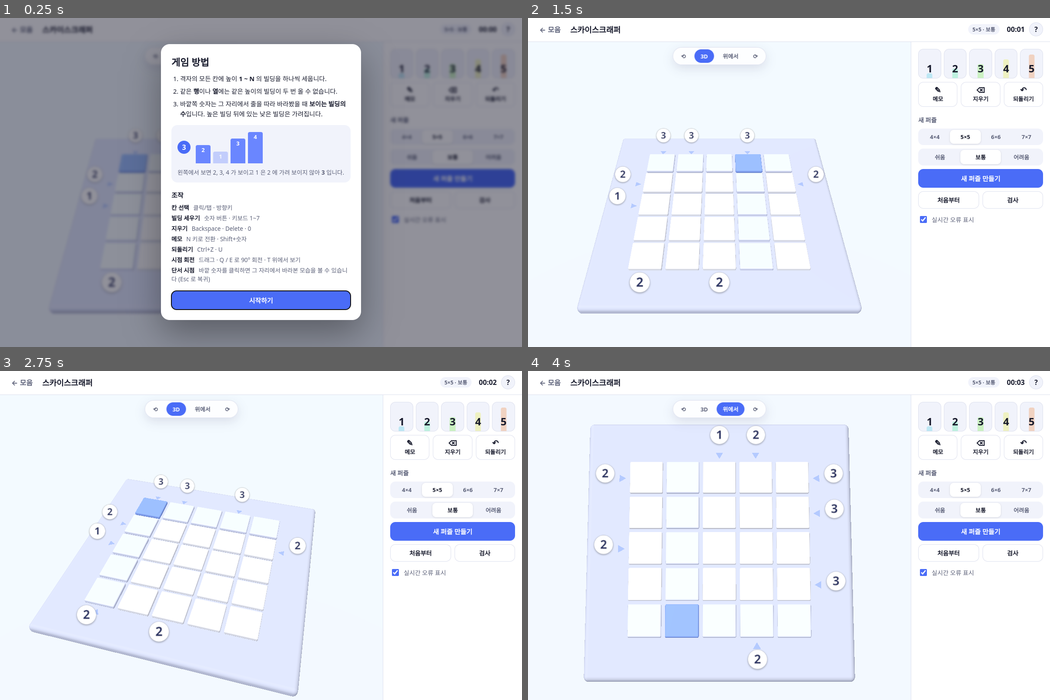
Above: before the commit, frames 1-4 (two rows, left to right).
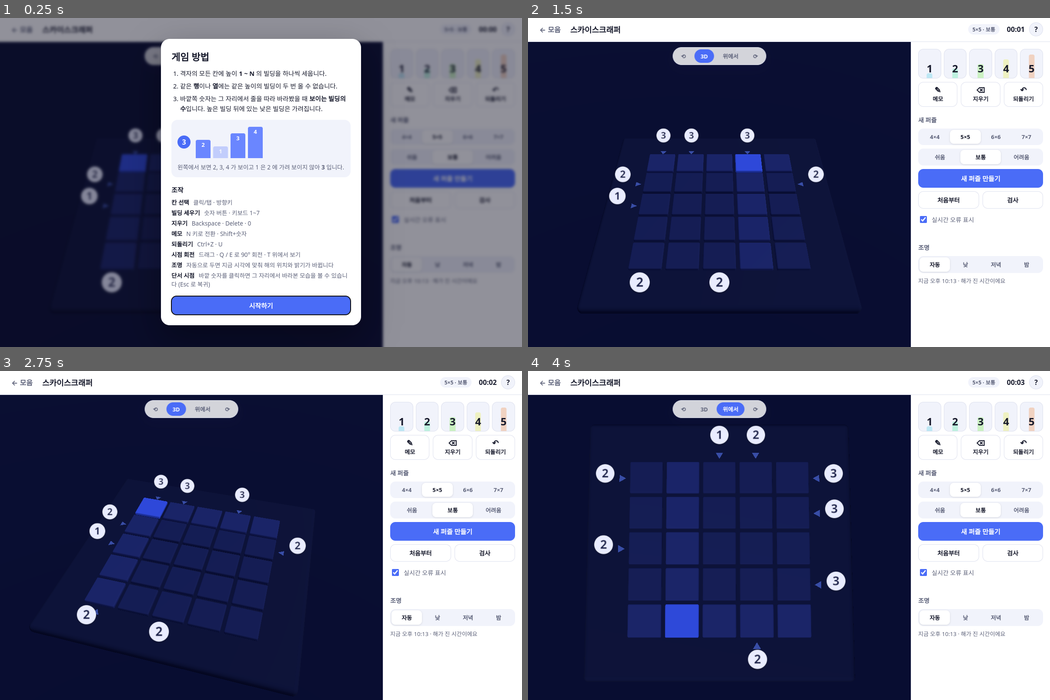
Above: after the commit, the same moments.

Repository: whdtlr4979-commits/Logic_Puzzle
Game: browser game, page games/skyscraper/index.html
Same seed, same stepped clock (60 frames per second), same inputs: the game is played once before the commit and once after it.
Inputs:
- Up to frame 1 (0.25 s): no input
- Up to frame 2 (1.5 s): click "시작하기" at 0.27 s; hold Right from 1.03 s (still down); tap Ctrl at 1.1 s
- Up to frame 3 (2.75 s): release Right at 1.53 s; hold Down 1.58-1.85 s; tap Ctrl at 1.6, 2.1, 2.6 s; hold Left 1.9-2.47 s; tap E at 2.52 s; hold Up from 2.52 s (still down)
- Up to frame 4 (4 s): release Up at 2.82 s; hold Right 2.87-3.53 s; tap Ctrl at 3.1, 3.6 s; tap T at 3.52 s; hold Up 3.58-3.82 s; hold Left from 3.87 s (still down)

The runs differ from the first frame. In frame 1, 42% of the frame differs, in the area x 0-96%, y 6-100%; in frame 2, 67%; in frame 3, 67%, in the area x 0-96%, y 7-100%; in frame 4, 67%.

Commit message:
Skyscrapers: light the city by the current time of day
- New sky.js computes the sun's altitude/azimuth from the local date and
  time (NOAA approximation); location is guessed from the browser time
  zone (major cities table, falling back to the UTC offset)
- Sun light direction, colour and intensity follow the real sun; dusk
  and dawn tint the sky, ground and ambient light; at night a moon
  light takes over and windows glow
- Board/tile colours blend smoothly between the day and night palettes
- Lighting setting in the panel: auto (default, updates every minute) or
  fixed day / evening / night, with smooth transitions
- Tests for the solar position and atmosphere helpers

Co-Authored-By: Claude Opus 5.5 <noreply@anthropic.com>
Claude-Session: https://claude.ai/code/session_01JcaUtU4LDpjgWwNYnsX2us

Diff:
--- a/games/skyscraper/index.html
+++ b/games/skyscraper/index.html
@@ -78,6 +78,17 @@
         </label>
         <p class="best" id="best"></p>
       </section>
+
+      <section class="lighting">
+        <h2>조명</h2>
+        <div class="seg" id="light-seg" role="radiogroup" aria-label="조명">
+          <button type="button" data-light="auto">자동</button>
+          <button type="button" data-light="day">낮</button>
+          <button type="button" data-light="evening">저녁</button>
+          <button type="button" data-light="night">밤</button>
+        </div>
+        <p class="light-info" id="light-info"></p>
+      </section>
     </aside>
   </div>
 
@@ -107,6 +118,7 @@
         <li><b>메모</b> N 키로 전환 · Shift+숫자</li>
         <li><b>되돌리기</b> Ctrl+Z · U</li>
         <li><b>시점 회전</b> 드래그 · Q / E 로 90° 회전 · T 위에서 보기</li>
+        <li><b>조명</b> 자동으로 두면 지금 시각에 맞춰 해의 위치와 밝기가 바뀝니다</li>
         <li><b>단서 시점</b> 바깥 숫자를 클릭하면 그 자리에서 바라본 모습을 볼 수 있습니다 (Esc 로 복귀)</li>
       </ul>
       <button class="primary" value="close">시작하기</button>
--- a/games/skyscraper/main.js
+++ b/games/skyscraper/main.js
@@ -1,6 +1,7 @@
 // 스카이스크래퍼 — 게임 진행 / UI
 import { generatePuzzle, findConflicts, clueStatus, isSolved, DIFFICULTIES, SIDES } from './puzzle.js';
 import { CityScene, heightColorCss } from './scene.js';
+import { sunPosition, PRESETS } from './sky.js';
 
 const SAVE_KEY = 'logicpuzzle.skyscraper.save.v1';
 const BEST_KEY = 'logicpuzzle.skyscraper.best.v1';
@@ -27,7 +28,8 @@
   },
 };
 
-const prefs = Object.assign({ size: 5, difficulty: 'normal', autoCheck: true, helpSeen: false }, storage.get(PREF_KEY, {}));
+const prefs = Object.assign({ size: 5, difficulty: 'normal', autoCheck: true, helpSeen: false, light: 'auto' }, storage.get(PREF_KEY, {}));
+if (!['auto', 'day', 'evening', 'night'].includes(prefs.light)) prefs.light = 'auto';
 
 const state = {
   puzzle: null,
@@ -404,6 +406,33 @@
 }
 
 // ---------------------------------------------------------------------------
+// 조명 (현재 시각에 맞춘 해의 위치)
+
+function updateSky(duration = 0) {
+  const auto = prefs.light === 'auto';
+  const state = auto ? sunPosition(new Date()) : PRESETS[prefs.light];
+  city.setSun(state, duration);
+  const info = $('light-info');
+  if (!auto) {
+    info.textContent = '';
+    return;
+  }
+  const time = new Date().toLocaleTimeString('ko-KR', { hour: 'numeric', minute: '2-digit' });
+  const alt = Math.round((state.altitude * 180) / Math.PI);
+  info.textContent = alt > 0
+    ? `지금 ${time} · 해 높이 ${alt}°`
+    : `지금 ${time} · 해가 진 시간이에요`;
+}
+
+// 자동 모드에서는 1분마다 해를 조금씩 옮긴다
+setInterval(() => {
+  if (prefs.light === 'auto' && !document.hidden) updateSky(2000);
+}, 60 * 1000);
+document.addEventListener('visibilitychange', () => {
+  if (!document.hidden && prefs.light === 'auto') updateSky(1500);
+});
+
+// ---------------------------------------------------------------------------
 // 이벤트 연결
 
 function bindSeg(id, attr, current, onPick) {
@@ -433,6 +462,11 @@
 bindSeg('diff-seg', 'diff', prefs.difficulty, (v) => {
   prefs.difficulty = v;
   storage.set(PREF_KEY, prefs);
+});
+bindSeg('light-seg', 'light', prefs.light, (v) => {
+  prefs.light = v;
+  storage.set(PREF_KEY, prefs);
+  updateSky(1500);
 });
 
 $('new-btn').addEventListener('click', () => {
@@ -523,5 +557,6 @@
 // ---------------------------------------------------------------------------
 // 시작
 
+updateSky();
 if (!loadSaved()) newGame();
 if (!prefs.helpSeen) $('help-modal').showModal();
--- a/games/skyscraper/scene.js
+++ b/games/skyscraper/scene.js
@@ -3,6 +3,7 @@
 import { OrbitControls } from 'three/addons/controls/OrbitControls.js';
 import { RoundedBoxGeometry } from 'three/addons/geometries/RoundedBoxGeometry.js';
 import { lineCells, SIDES } from './puzzle.js';
+import { atmosphere, sunDirection, lerpSun, mixHex, PRESETS } from './sky.js';
 
 const SP = 1; // 칸 간격
 const TILE = 0.9; // 바닥 타일 크기
@@ -48,11 +49,47 @@
     hemiGround: '#20203a',
     hemi: 1.5,
     sun: 1.6,
-    windowGlow: 0.55,
+    windowGlow: 0.75,
     clue: { open: ['#e9ecff', '#1c2350'], ok: ['#2fbf71', '#ffffff'], error: ['#ef4b5a', '#ffffff'] },
     noteInk: '#c9d0ff',
   },
 };
+
+/** 낮(0) ~ 밤(1) 사이의 테마 색을 섞는다 */
+function blendTheme(t) {
+  const a = THEMES.light;
+  const b = THEMES.dark;
+  const out = {};
+  for (const key of Object.keys(a)) {
+    const x = a[key];
+    const y = b[key];
+    if (typeof x === 'number') out[key] = x + (y - x) * t;
+    else if (typeof x === 'string') out[key] = mixHex(x, y, t);
+  }
+  const night = t > 0.5;
+  out.clue = night ? b.clue : a.clue;
+  out.noteInk = night ? b.noteInk : a.noteInk;
+  out.key = night ? 'd' : 'l';
+  return out;
+}
+
+function glowTexture(inner, outer) {
+  const S = 128;
+  const cv = document.createElement('canvas');
+  cv.width = S;
+  cv.height = S;
+  const g = cv.getContext('2d');
+  const grad = g.createRadialGradient(S / 2, S / 2, 0, S / 2, S / 2, S / 2);
+  grad.addColorStop(0, inner);
+  grad.addColorStop(0.25, inner);
+  grad.addColorStop(0.32, outer);
+  grad.addColorStop(1, 'rgba(255,255,255,0)');
+  g.fillStyle = grad;
+  g.fillRect(0, 0, S, S);
+  const tex = new THREE.CanvasTexture(cv);
+  tex.colorSpace = THREE.SRGBColorSpace;
+  return tex;
+}
 
 /** 높이 → 빌딩 색 (낮을수록 청록, 높을수록 주황) */
 export function heightColor(h, n) {
@@ -77,8 +114,10 @@
     this.onCellClick = onCellClick || (() => {});
     this.onClueClick = onClueClick || (() => {});
     this.onViewChange = onViewChange || (() => {});
-    this.dark = window.matchMedia?.('(prefers-color-scheme: dark)').matches ?? false;
-    this.theme = this.dark ? THEMES.dark : THEMES.light;
+    this.sunState = PRESETS.day;
+    this.atm = atmosphere(this.sunState.altitude);
+    this.theme = blendTheme(1 - this.atm.day);
+    this.skyTween = null;
 
     this.renderer = new THREE.WebGLRenderer({ antialias: true, alpha: true });
     this.renderer.setPixelRatio(Math.min(window.devicePixelRatio, 2));
@@ -108,6 +147,28 @@
     this.sun.shadow.normalBias = 0.02;
     this.scene.add(this.sun);
     this.scene.add(this.sun.target);
+
+    // 밤에는 반대편 하늘의 달빛
+    this.moon = new THREE.DirectionalLight('#a9bbff');
+    this.moon.shadow.mapSize.set(1024, 1024);
+    this.moon.shadow.bias = -0.0005;
+    this.moon.shadow.normalBias = 0.02;
+    this.scene.add(this.moon);
+    this.scene.add(this.moon.target);
+
+    // 하늘에 보이는 해/달 (카메라를 낮게 내리면 보인다)
+    const disc = (tex, size) => {
+      const sp = new THREE.Sprite(new THREE.SpriteMaterial({
+        map: tex, transparent: true, depthWrite: false, fog: false,
+      }));
+      sp.scale.set(size, size, 1);
+      sp.renderOrder = -1;
+      sp.raycast = () => {};
+      this.scene.add(sp);
+      return sp;
+    };
+    this.sunDisc = disc(glowTexture('#fffbe8', 'rgba(255,214,120,0.45)'), 26);
+    this.moonDisc = disc(glowTexture('#f2f4ff', 'rgba(170,190,255,0.25)'), 14);
 
     this.ground = new THREE.Mesh(
       new THREE.CircleGeometry(300, 96),
@@ -146,30 +207,81 @@
 
   applyTheme() {
     const th = this.theme;
-    this.hemi.color.set(th.hemiSky);
+    const atm = this.atm;
+    // 노을 무렵에는 주변광과 바닥에 하늘빛이 물든다
+    this.hemi.color.set(mixHex(th.hemiSky, '#ffb48a', atm.golden * 0.6));
     this.hemi.groundColor.set(th.hemiGround);
     this.hemi.intensity = th.hemi;
-    this.sun.intensity = th.sun;
-    this.ground.material.color.set(th.ground);
-    if (this.baseMesh) {
-      this.baseMesh.material.color.set(th.base);
-    }
+    this.ground.material.color.set(mixHex(th.ground, atm.skyBottom, 0.25 + atm.golden * 0.3));
+    if (this.baseMesh) this.baseMesh.material.color.set(mixHex(th.base, atm.skyBottom, atm.golden * 0.25));
+
+    // 해: 실제 고도로 밝기/색을 정하고, 그림자가 너무 길어지지 않게 방향은 고도 10° 이상으로 둔다
+    const sunDir = sunDirection({ altitude: Math.max(this.sunState.altitude, THREE.MathUtils.degToRad(10)), azimuth: this.sunState.azimuth });
+    this.sun.position.set(sunDir.x * 20, sunDir.y * 20, sunDir.z * 20);
+    this.sun.color.set(atm.sunColor);
+    this.sun.intensity = THEMES.light.sun * atm.sunIntensity;
+    this.setCastShadow(this.sun, atm.sunIntensity > 0.02);
+
+    // 달: 해의 반대쪽 높은 하늘
+    const moonDir = sunDirection({ altitude: THREE.MathUtils.degToRad(48), azimuth: this.sunState.azimuth + Math.PI * 0.85 });
+    this.moon.position.set(moonDir.x * 20, moonDir.y * 20, moonDir.z * 20);
+    this.moon.intensity = 0.9 * atm.moonIntensity;
+    this.setCastShadow(this.moon, atm.moonIntensity > 0.5);
+
+    // 하늘에 그려지는 해/달
+    const realSun = sunDirection(this.sunState);
+    this.sunDisc.position.set(realSun.x * 150, realSun.y * 150, realSun.z * 150);
+    this.sunDisc.material.color.set(mixHex('#ffffff', '#ffb070', atm.golden));
+    this.sunDisc.visible = this.sunState.altitude > -0.06;
+    this.moonDisc.position.set(moonDir.x * 150, moonDir.y * 150, moonDir.z * 150);
+    this.moonDisc.material.opacity = atm.moonIntensity;
+    this.moonDisc.visible = atm.moonIntensity > 0.01;
+
+    // 배경 하늘 (캔버스는 투명, 뒤의 무대 배경을 바꾼다)
+    this.container.style.background = `linear-gradient(180deg, ${atm.skyTop}, ${atm.skyBottom})`;
+
     if (this.cells) {
+      const inkChanged = this.noteInk !== th.noteInk;
       for (const row of this.cells) {
         for (const cell of row) {
           if (cell.building) this.styleBuilding(cell);
-          if (cell.notes) this.drawNotes(cell, cell.noteMask);
+          if (cell.notes && inkChanged) this.drawNotes(cell, cell.noteMask);
         }
       }
       this.refreshTiles();
       this.refreshClues();
     }
-  }
-
-  setDark(dark) {
-    if (dark === this.dark) return;
-    this.dark = dark;
-    this.theme = dark ? THEMES.dark : THEMES.light;
+    this.noteInk = th.noteInk;
+  }
+
+  setCastShadow(light, on) {
+    if (light.castShadow === on) return;
+    light.castShadow = on;
+    // 그림자 광원 수가 바뀌면 재질 셰이더를 다시 만들어야 한다
+    this.scene.traverse((o) => {
+      const mats = Array.isArray(o.material) ? o.material : o.material ? [o.material] : [];
+      for (const m of mats) m.needsUpdate = true;
+    });
+  }
+
+  /**
+   * 해의 위치를 바꾼다 (라디안: altitude 고도, azimuth 북쪽 기준 방위각).
+   * @param {{altitude:number, azimuth:number}} state
+   * @param {number} duration 0 이면 즉시
+   */
+  setSun(state, duration = 0) {
+    if (!duration) {
+      this.skyTween = null;
+      this.applySun(state);
+      return;
+    }
+    this.skyTween = { t0: performance.now(), dur: duration, from: { ...this.sunState }, to: state };
+  }
+
+  applySun(state) {
+    this.sunState = state;
+    this.atm = atmosphere(state.altitude);
+    this.theme = blendTheme(1 - this.atm.day);
     this.applyTheme();
   }
 
@@ -262,11 +374,13 @@
     this.refreshClues();
 
     // 그림자 범위를 보드 크기에 맞춘다
-    const sh = this.sun.shadow.camera;
     const ext = size * 0.85;
-    sh.left = -ext; sh.right = ext; sh.top = ext; sh.bottom = -ext;
-    sh.near = 1; sh.far = 60;
-    sh.updateProjectionMatrix();
+    for (const light of [this.sun, this.moon]) {
+      const sh = light.shadow.camera;
+      sh.left = -ext; sh.right = ext; sh.top = ext; sh.bottom = -ext;
+      sh.near = 1; sh.far = 60;
+      sh.updateProjectionMatrix();
+    }
 
     // 주어진 칸
     for (let r = 0; r < n; r++) {
@@ -410,7 +524,7 @@
   }
 
   clueTexture(value, status) {
-    const key = `clue-${value}-${status}-${this.dark ? 'd' : 'l'}`;
+    const key = `clue-${value}-${status}-${this.theme.key}`;
     if (this.texCache.has(key)) return this.texCache.get(key);
     const S = 128;
     const cv = document.createElement('canvas');
@@ -606,8 +720,11 @@
       this.clueSprites[side].forEach((entry, i) => {
         if (!entry) return;
         const st = this.clueState[side][i];
-        entry.sprite.material.map = this.clueTexture(entry.value, st === 'none' ? 'open' : st);
-        entry.sprite.material.needsUpdate = true;
+        const tex = this.clueTexture(entry.value, st === 'none' ? 'open' : st);
+        if (entry.sprite.material.map !== tex) {
+          entry.sprite.material.map = tex;
+          entry.sprite.material.needsUpdate = true;
+        }
         const active = (this.hoverClue && this.hoverClue.side === side && this.hoverClue.index === i)
           || (this.focusClue && this.focusClue.side === side && this.focusClue.index === i);
         const s = active ? 0.74 : 0.62;
@@ -945,7 +1062,6 @@
     });
     this.resizeObserver = new ResizeObserver(() => this.resize());
     this.resizeObserver.observe(this.container);
-    window.matchMedia?.('(prefers-color-scheme: dark)').addEventListener?.('change', (e) => this.setDark(e.matches));
   }
 
   pick(e) {
@@ -1000,6 +1116,12 @@
       }
       this.tweens = keep;
     }
+    if (this.skyTween) {
+      const st = this.skyTween;
+      const t = Math.min(1, (now - st.t0) / st.dur);
+      this.applySun(lerpSun(st.from, st.to, easeInOut(t)));
+      if (t >= 1) this.skyTween = null;
+    }
     if (this.cameraTween) this.stepCameraTween(now);
     else this.stepFovNormalize();
     this.updateClipping();
--- /dev/null
+++ b/games/skyscraper/sky.js
@@ -0,0 +1,169 @@
+// 시간에 따른 해의 위치와 하늘/조명 색 계산 (three.js 와 무관한 순수 함수)
+
+const RAD = Math.PI / 180;
+
+/** 위도 기본값: 서울. 브라우저는 위치를 묻지 않는 한 위도를 알 수 없다. */
+export const DEFAULT_LATITUDE = 37.5;
+
+/** 시간대(UTC 오프셋)로 경도를 어림한다. 예: UTC+9 → 135° */
+export function longitudeFromTimezone(date = new Date()) {
+  return (-date.getTimezoneOffset() / 60) * 15;
+}
+
+/** 브라우저 시간대 이름 → 대표 도시 좌표 [위도, 경도] */
+const ZONES = {
+  'Asia/Seoul': [37.57, 126.98],
+  'Asia/Pyongyang': [39.02, 125.75],
+  'Asia/Tokyo': [35.68, 139.69],
+  'Asia/Shanghai': [31.23, 121.47],
+  'Asia/Hong_Kong': [22.32, 114.17],
+  'Asia/Taipei': [25.03, 121.57],
+  'Asia/Singapore': [1.35, 103.82],
+  'Asia/Bangkok': [13.76, 100.5],
+  'Asia/Ho_Chi_Minh': [10.82, 106.63],
+  'Asia/Manila': [14.6, 120.98],
+  'Asia/Jakarta': [-6.2, 106.85],
+  'Asia/Kolkata': [28.61, 77.21],
+  'Asia/Dubai': [25.2, 55.27],
+  'Australia/Sydney': [-33.87, 151.21],
+  'Australia/Melbourne': [-37.81, 144.96],
+  'Pacific/Auckland': [-36.85, 174.76],
+  'Europe/London': [51.51, -0.13],
+  'Europe/Paris': [48.86, 2.35],
+  'Europe/Berlin': [52.52, 13.4],
+  'Europe/Madrid': [40.42, -3.7],
+  'Europe/Rome': [41.9, 12.5],
+  'Europe/Moscow': [55.76, 37.62],
+  'America/New_York': [40.71, -74.01],
+  'America/Chicago': [41.88, -87.63],
+  'America/Denver': [39.74, -104.99],
+  'America/Los_Angeles': [34.05, -118.24],
+  'America/Vancouver': [49.28, -123.12],
+  'America/Toronto': [43.65, -79.38],
+  'America/Sao_Paulo': [-23.55, -46.63],
+  'America/Mexico_City': [19.43, -99.13],
+  'Pacific/Honolulu': [21.31, -157.86],
+};
+
+/**
+ * 위치를 묻지 않고 어림한 현재 위치. 시간대 이름이 표에 있으면 그 도시 좌표,
+ * 없으면 UTC 오프셋으로 경도를, 위도는 서울 값을 쓴다.
+ */
+export function guessLocation(date = new Date()) {
+  let zone = '';
+  try {
+    zone = Intl.DateTimeFormat().resolvedOptions().timeZone || '';
+  } catch {
+    /* 무시 */
+  }
+  if (ZONES[zone]) return { lat: ZONES[zone][0], lon: ZONES[zone][1], zone };
+  return { lat: DEFAULT_LATITUDE, lon: longitudeFromTimezone(date), zone };
+}
+
+/**
+ * 해의 고도/방위각 (NOAA 근사식)
+ * @param {Date} date
+ * @param {number} latDeg 위도 (북위 +)
+ * @param {number} lonDeg 경도 (동경 +)
+ * @returns {{altitude:number, azimuth:number}} 라디안. 방위각은 북쪽 0, 동쪽 π/2 (시계 방향)
+ */
+export function sunPosition(date, latDeg, lonDeg) {
+  if (latDeg == null || lonDeg == null) {
+    const loc = guessLocation(date);
+    latDeg ??= loc.lat;
+    lonDeg ??= loc.lon;
+  }
+  const startOfYear = Date.UTC(date.getUTCFullYear(), 0, 1);
+  const dayOfYear = Math.floor((date.getTime() - startOfYear) / 86400000) + 1;
+  const hours = date.getUTCHours() + date.getUTCMinutes() / 60 + date.getUTCSeconds() / 3600;
+  const g = ((2 * Math.PI) / 365) * (dayOfYear - 1 + (hours - 12) / 24);
+
+  // 균시차(분)와 적위(라디안)
+  const eqTime = 229.18 * (0.000075 + 0.001868 * Math.cos(g) - 0.032077 * Math.sin(g)
+    - 0.014615 * Math.cos(2 * g) - 0.040849 * Math.sin(2 * g));
+  const decl = 0.006918 - 0.399912 * Math.cos(g) + 0.070257 * Math.sin(g)
+    - 0.006758 * Math.cos(2 * g) + 0.000907 * Math.sin(2 * g)
+    - 0.002697 * Math.cos(3 * g) + 0.00148 * Math.sin(3 * g);
+
+  const trueSolarMinutes = hours * 60 + eqTime + 4 * lonDeg;
+  const hourAngle = (trueSolarMinutes / 4 - 180) * RAD;
+  const lat = latDeg * RAD;
+
+  const cosZenith = Math.sin(lat) * Math.sin(decl) + Math.cos(lat) * Math.cos(decl) * Math.cos(hourAngle);
+  const altitude = Math.PI / 2 - Math.acos(Math.min(1, Math.max(-1, cosZenith)));
+  // 남쪽 기준 각도 → 북쪽 기준으로 바꾼다
+  const azimuth = Math.atan2(
+    Math.sin(hourAngle),
+    Math.cos(hourAngle) * Math.sin(lat) - Math.tan(decl) * Math.cos(lat),
+  ) + Math.PI;
+  return { altitude, azimuth: ((azimuth % (2 * Math.PI)) + 2 * Math.PI) % (2 * Math.PI) };
+}
+
+/** 수동 조명 모드에서 쓰는 고정된 해의 위치 */
+export const PRESETS = {
+  day: { altitude: 58 * RAD, azimuth: 200 * RAD },
+  evening: { altitude: 4 * RAD, azimuth: 290 * RAD },
+  night: { altitude: -35 * RAD, azimuth: 20 * RAD },
+};
+
+export function smoothstep(a, b, x) {
+  const t = Math.min(1, Math.max(0, (x - a) / (b - a)));
+  return t * t * (3 - 2 * t);
+}
+
+function mixHex(a, b, t) {
+  const pa = parseInt(a.slice(1), 16);
+  const pb = parseInt(b.slice(1), 16);
+  const ch = (shift) => {
+    const x = (pa >> shift) & 255;
+    const y = (pb >> shift) & 255;
+    return Math.round(x + (y - x) * t);
+  };
+  return `#${((ch(16) << 16) | (ch(8) << 8) | ch(0)).toString(16).padStart(6, '0')}`;
+}
+export { mixHex };
+
+const SKY = {
+  dayTop: '#5f9dff',
+  dayBottom: '#dcebff',
+  nightTop: '#070b1f',
+  nightBottom: '#1b2452',
+  duskTop: '#3a3f86',
+  duskBottom: '#ff9d6b',
+};
+
+/**
+ * 해의 고도로부터 장면 분위기를 계산한다.
+ * @returns {{
+ *   day:number,       // 0 = 밤, 1 = 낮
+ *   golden:number,    // 해가 지평선 근처일 때의 노을 정도 0..1
+ *   sunIntensity:number, moonIntensity:number,
+ *   sunColor:string, skyTop:string, skyBottom:string,
+ * }}
+ */
+export function atmosphere(altitude) {
+  const deg = altitude / RAD;
+  const day = smoothstep(-6, 10, deg); // 시민 박명(-6°)부터 밝아진다
+  const golden = deg > -8 ? Math.max(0, 1 - Math.abs(deg - 2) / 12) : 0;
+  const sunIntensity = smoothstep(-2, 9, deg);
+  const moonIntensity = 1 - smoothstep(-8, 2, deg);
+  const sunColor = mixHex('#fff7ea', '#ff9a52', golden * 0.85);
+  let skyTop = mixHex(SKY.nightTop, SKY.dayTop, day);
+  let skyBottom = mixHex(SKY.nightBottom, SKY.dayBottom, day);
+  skyTop = mixHex(skyTop, SKY.duskTop, golden * 0.55);
+  skyBottom = mixHex(skyBottom, SKY.duskBottom, golden * 0.75);
+  return { day, golden, sunIntensity, moonIntensity, sunColor, skyTop, skyBottom };
+}
+
+/** 장면 좌표계에서 해 방향 단위 벡터. 보드의 위쪽(-z)을 북쪽, +x 를 동쪽으로 본다. */
+export function sunDirection({ altitude, azimuth }) {
+  const c = Math.cos(altitude);
+  return { x: Math.sin(azimuth) * c, y: Math.sin(altitude), z: -Math.cos(azimuth) * c };
+}
+
+/** 고도/방위각 사이를 보간 (방위각은 짧은 쪽으로) */
+export function lerpSun(a, b, t) {
+  let d = b.azimuth - a.azimuth;
+  d = Math.atan2(Math.sin(d), Math.cos(d));
+  return { altitude: a.altitude + (b.altitude - a.altitude) * t, azimuth: a.azimuth + d * t };
+}
--- a/games/skyscraper/style.css
+++ b/games/skyscraper/style.css
@@ -357,3 +357,6 @@
 .row-btns .primary { width: auto; flex: 1; }
 #win-modal form { width: min(360px, calc(100vw - 32px)); }
 #win-modal .row-btns { margin-top: 0; }
+
+.lighting h2 { font-size: 14px; margin: 0 0 10px; color: var(--muted); }
+.light-info { font-size: 13px; color: var(--muted); margin: 2px 0 0; min-height: 1em; }
--- /dev/null
+++ b/tests/sky.test.mjs
@@ -0,0 +1,56 @@
+import test from 'node:test';
+import assert from 'node:assert/strict';
+import { sunPosition, atmosphere, sunDirection, lerpSun, mixHex } from '../games/skyscraper/sky.js';
+
+const deg = (r) => (r * 180) / Math.PI;
+// 서울(37.57N, 126.98E), 시각은 KST(UTC+9) 를 UTC 로 환산
+const seoul = (iso) => sunPosition(new Date(iso), 37.57, 126.98);
+
+test('Seoul summer solstice noon is high in the south', () => {
+  const p = seoul('2026-06-21T03:30:00Z'); // 12:30 KST ≈ 남중
+  assert.ok(Math.abs(deg(p.altitude) - 75.9) < 1.5, `alt ${deg(p.altitude)}`);
+  assert.ok(Math.abs(deg(p.azimuth) - 180) < 15, `az ${deg(p.azimuth)}`);
+});
+
+test('Seoul winter solstice noon is low', () => {
+  const p = seoul('2026-12-21T03:30:00Z');
+  assert.ok(Math.abs(deg(p.altitude) - 29) < 1.5, `alt ${deg(p.altitude)}`);
+});
+
+test('morning sun is in the east, evening in the west, midnight below horizon', () => {
+  const am = seoul('2026-03-20T22:00:00Z'); // 07:00 KST
+  const pm = seoul('2026-03-21T09:00:00Z'); // 18:00 KST
+  const night = seoul('2026-03-21T15:00:00Z'); // 24:00 KST
+  assert.ok(deg(am.azimuth) > 60 && deg(am.azimuth) < 120);
+  assert.ok(deg(pm.azimuth) > 240 && deg(pm.azimuth) < 300);
+  assert.ok(night.altitude < 0);
+});
+
+test('atmosphere: night is dark, day is bright', () => {
+  const n = atmosphere(-30 * Math.PI / 180);
+  const d = atmosphere(50 * Math.PI / 180);
+  assert.equal(n.day, 0);
+  assert.equal(d.day, 1);
+  assert.equal(n.sunIntensity, 0);
+  assert.equal(d.moonIntensity, 0);
+  assert.ok(atmosphere(2 * Math.PI / 180).golden > 0.9);
+});
+
+test('sunDirection maps north to -z and east to +x', () => {
+  const e = sunDirection({ altitude: 0, azimuth: Math.PI / 2 });
+  const s = sunDirection({ altitude: 0, azimuth: Math.PI });
+  assert.ok(Math.abs(e.x - 1) < 1e-9 && Math.abs(s.z - 1) < 1e-9);
+});
+
+test('lerpSun takes the short way around and mixHex blends', () => {
+  const m = lerpSun({ altitude: 0, azimuth: 350 * Math.PI / 180 }, { altitude: 0, azimuth: 10 * Math.PI / 180 }, 0.5);
+  assert.ok(Math.abs(Math.cos(m.azimuth) - 1) < 1e-9);
+  assert.equal(mixHex('#000000', '#ffffff', 0.5), '#808080');
+});
+
+test('sunset in Seoul on Nov 9 is around 17:30 KST', () => {
+  const before = seoul('2026-11-09T08:15:00Z'); // 17:15 KST
+  const after = seoul('2026-11-09T08:45:00Z'); // 17:45 KST
+  assert.ok(before.altitude > 0, `17:15 alt ${deg(before.altitude)}`);
+  assert.ok(after.altitude < 0, `17:45 alt ${deg(after.altitude)}`);
+});
